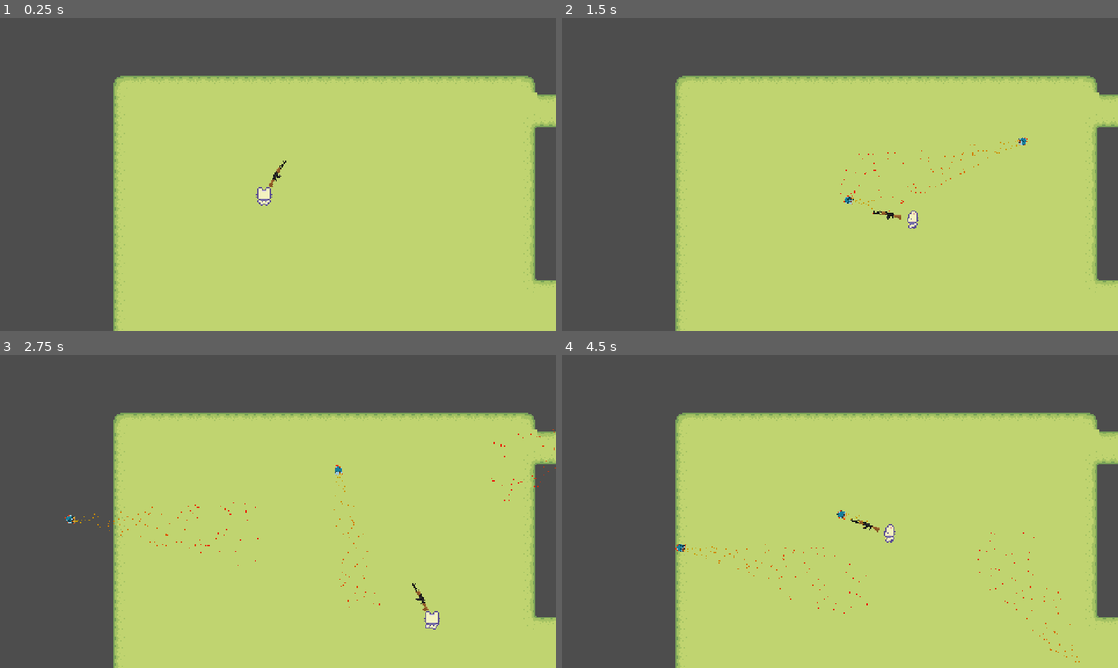
Above: before the commit, frames 1-4 (two rows, left to right).
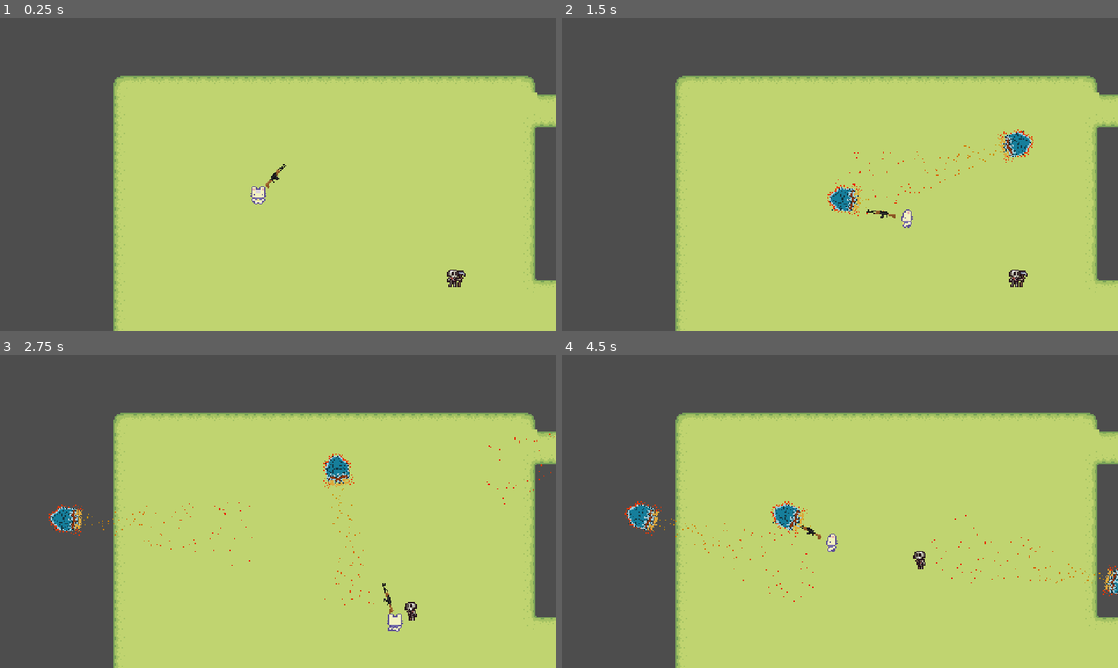
Above: after the commit, the same moments.

Repository: NyxOfNull/Adaptive-Abyss
Game: Godot game, scene res://game/scenes/tile_map.tscn
Same seed, same stepped clock (60 frames per second), same inputs: the game is played once before the commit and once after it.
Inputs (mouse positions are in pixels of both pictures, inside the frame that each line leads up to):
- Up to frame 1 (0.25 s): no input
- Up to frame 2 (1.5 s): move the mouse to (962, 158) at 0.52 s; hold D (walk_right) 0.53-1.28 s; click (962, 158) at 0.6 s; move the mouse to (728, 190) at 1.27 s; hold S (walk_down) from 1.28 s (still down); click (728, 190) at 1.35 s
- Up to frame 3 (2.75 s): move the mouse to (333, 442) at 2.02 s; release S (walk_down) at 2.03 s; hold D (walk_right) from 2.03 s (still down); click (333, 442) at 2.1 s
- Up to frame 4 (4.5 s): move the mouse to (812, 574) at 2.77 s; release D (walk_right) at 2.78 s; hold W (walk_up) 2.78-3.53 s; click (812, 574) at 2.85 s; move the mouse to (1006, 558) at 3.52 s; hold A (walk_left) from 3.53 s (still down); click (1006, 558) at 3.6 s; move the mouse to (673, 464) at 4.27 s; click (673, 464) at 4.35 s

The runs differ from the first frame. In frame 1, 0.4% of the frame differs, in the area x 45-84%, y 45-86%; in frame 2, 1.2%; in frame 3, 1.5%; in frame 4, 1.6%, in the area x 11-100%, y 46-99%.

Commit message:
added enemy chasing and facing logic

Diff:
--- /dev/null
+++ b/game/scenes/enemy_skeleton.tscn
@@ -0,0 +1,384 @@
+[gd_scene format=3 uid="uid://bfppxrwvn82sb"]
+
+[ext_resource type="Script" uid="uid://b0k0cj8ktrjye" path="res://game/scripts/enemy_skeleton.gd" id="1_fhoaq"]
+[ext_resource type="Texture2D" uid="uid://dbefpfn0n5twj" path="res://assets/2D Pixel Dungeon Asset Pack/Enemy_Animations_Set/enemies-skeleton2_attack.png" id="1_mu4cv"]
+[ext_resource type="Texture2D" uid="uid://dnhe8v4cmxudo" path="res://assets/2D Pixel Dungeon Asset Pack/Enemy_Animations_Set/enemies-skeleton2_death.png" id="2_fhoaq"]
+[ext_resource type="Texture2D" uid="uid://bocejrkpo7t2v" path="res://assets/2D Pixel Dungeon Asset Pack/Enemy_Animations_Set/enemies-skeleton2_idle.png" id="3_al2yh"]
+[ext_resource type="Texture2D" uid="uid://bjmkraym2a1oh" path="res://assets/2D Pixel Dungeon Asset Pack/Enemy_Animations_Set/enemies-skeleton2_movemen.png" id="4_adnks"]
+
+[sub_resource type="AtlasTexture" id="AtlasTexture_04dgi"]
+atlas = ExtResource("1_mu4cv")
+region = Rect2(0, 0, 32, 32)
+
+[sub_resource type="AtlasTexture" id="AtlasTexture_gwvfh"]
+atlas = ExtResource("1_mu4cv")
+region = Rect2(32, 0, 32, 32)
+
+[sub_resource type="AtlasTexture" id="AtlasTexture_au4a7"]
+atlas = ExtResource("1_mu4cv")
+region = Rect2(64, 0, 32, 32)
+
+[sub_resource type="AtlasTexture" id="AtlasTexture_ma714"]
+atlas = ExtResource("1_mu4cv")
+region = Rect2(96, 0, 32, 32)
+
+[sub_resource type="AtlasTexture" id="AtlasTexture_08qag"]
+atlas = ExtResource("1_mu4cv")
+region = Rect2(128, 0, 32, 32)
+
+[sub_resource type="AtlasTexture" id="AtlasTexture_qs6so"]
+atlas = ExtResource("1_mu4cv")
+region = Rect2(160, 0, 32, 32)
+
+[sub_resource type="AtlasTexture" id="AtlasTexture_wwfse"]
+atlas = ExtResource("1_mu4cv")
+region = Rect2(192, 0, 32, 32)
+
+[sub_resource type="AtlasTexture" id="AtlasTexture_u36qe"]
+atlas = ExtResource("1_mu4cv")
+region = Rect2(224, 0, 32, 32)
+
+[sub_resource type="AtlasTexture" id="AtlasTexture_cpc5m"]
+atlas = ExtResource("1_mu4cv")
+region = Rect2(256, 0, 32, 32)
+
+[sub_resource type="AtlasTexture" id="AtlasTexture_6fkah"]
+atlas = ExtResource("1_mu4cv")
+region = Rect2(288, 0, 32, 32)
+
+[sub_resource type="AtlasTexture" id="AtlasTexture_p0ej7"]
+atlas = ExtResource("1_mu4cv")
+region = Rect2(320, 0, 32, 32)
+
+[sub_resource type="AtlasTexture" id="AtlasTexture_blxh6"]
+atlas = ExtResource("1_mu4cv")
+region = Rect2(352, 0, 32, 32)
+
+[sub_resource type="AtlasTexture" id="AtlasTexture_3mjtf"]
+atlas = ExtResource("1_mu4cv")
+region = Rect2(384, 0, 32, 32)
+
+[sub_resource type="AtlasTexture" id="AtlasTexture_sibeh"]
+atlas = ExtResource("1_mu4cv")
+region = Rect2(416, 0, 32, 32)
+
+[sub_resource type="AtlasTexture" id="AtlasTexture_8obpa"]
+atlas = ExtResource("1_mu4cv")
+region = Rect2(448, 0, 32, 32)
+
+[sub_resource type="AtlasTexture" id="AtlasTexture_vdami"]
+atlas = ExtResource("2_fhoaq")
+region = Rect2(32, 0, 32, 32)
+
+[sub_resource type="AtlasTexture" id="AtlasTexture_23hur"]
+atlas = ExtResource("2_fhoaq")
+region = Rect2(64, 0, 32, 32)
+
+[sub_resource type="AtlasTexture" id="AtlasTexture_hyc3v"]
+atlas = ExtResource("2_fhoaq")
+region = Rect2(96, 0, 32, 32)
+
+[sub_resource type="AtlasTexture" id="AtlasTexture_0o3ci"]
+atlas = ExtResource("2_fhoaq")
+region = Rect2(128, 0, 32, 32)
+
+[sub_resource type="AtlasTexture" id="AtlasTexture_ur1af"]
+atlas = ExtResource("2_fhoaq")
+region = Rect2(160, 0, 32, 32)
+
+[sub_resource type="AtlasTexture" id="AtlasTexture_1cuj1"]
+atlas = ExtResource("2_fhoaq")
+region = Rect2(192, 0, 32, 32)
+
+[sub_resource type="AtlasTexture" id="AtlasTexture_3eoq6"]
+atlas = ExtResource("2_fhoaq")
+region = Rect2(224, 0, 32, 32)
+
+[sub_resource type="AtlasTexture" id="AtlasTexture_k5klu"]
+atlas = ExtResource("2_fhoaq")
+region = Rect2(256, 0, 32, 32)
+
+[sub_resource type="AtlasTexture" id="AtlasTexture_qfhpb"]
+atlas = ExtResource("2_fhoaq")
+region = Rect2(288, 0, 32, 32)
+
+[sub_resource type="AtlasTexture" id="AtlasTexture_awf6u"]
+atlas = ExtResource("2_fhoaq")
+region = Rect2(320, 0, 32, 32)
+
+[sub_resource type="AtlasTexture" id="AtlasTexture_3o25h"]
+atlas = ExtResource("2_fhoaq")
+region = Rect2(352, 0, 32, 32)
+
+[sub_resource type="AtlasTexture" id="AtlasTexture_30n54"]
+atlas = ExtResource("2_fhoaq")
+region = Rect2(384, 0, 32, 32)
+
+[sub_resource type="AtlasTexture" id="AtlasTexture_ppfdw"]
+atlas = ExtResource("2_fhoaq")
+region = Rect2(416, 0, 32, 32)
+
+[sub_resource type="AtlasTexture" id="AtlasTexture_pjdgw"]
+atlas = ExtResource("2_fhoaq")
+region = Rect2(448, 0, 32, 32)
+
+[sub_resource type="AtlasTexture" id="AtlasTexture_8vvst"]
+atlas = ExtResource("3_al2yh")
+region = Rect2(0, 0, 32, 32)
+
+[sub_resource type="AtlasTexture" id="AtlasTexture_ptdim"]
+atlas = ExtResource("3_al2yh")
+region = Rect2(32, 0, 32, 32)
+
+[sub_resource type="AtlasTexture" id="AtlasTexture_coadu"]
+atlas = ExtResource("3_al2yh")
+region = Rect2(64, 0, 32, 32)
+
+[sub_resource type="AtlasTexture" id="AtlasTexture_q1cci"]
+atlas = ExtResource("3_al2yh")
+region = Rect2(96, 0, 32, 32)
+
+[sub_resource type="AtlasTexture" id="AtlasTexture_3wemh"]
+atlas = ExtResource("3_al2yh")
+region = Rect2(128, 0, 32, 32)
+
+[sub_resource type="AtlasTexture" id="AtlasTexture_y0mus"]
+atlas = ExtResource("3_al2yh")
+region = Rect2(160, 0, 32, 32)
+
+[sub_resource type="AtlasTexture" id="AtlasTexture_i70j2"]
+atlas = ExtResource("4_adnks")
+region = Rect2(0, 0, 32, 32)
+
+[sub_resource type="AtlasTexture" id="AtlasTexture_86frs"]
+atlas = ExtResource("4_adnks")
+region = Rect2(32, 0, 32, 32)
+
+[sub_resource type="AtlasTexture" id="AtlasTexture_2as3y"]
+atlas = ExtResource("4_adnks")
+region = Rect2(64, 0, 32, 32)
+
+[sub_resource type="AtlasTexture" id="AtlasTexture_u1emn"]
+atlas = ExtResource("4_adnks")
+region = Rect2(96, 0, 32, 32)
+
+[sub_resource type="AtlasTexture" id="AtlasTexture_j4mhp"]
+atlas = ExtResource("4_adnks")
+region = Rect2(128, 0, 32, 32)
+
+[sub_resource type="AtlasTexture" id="AtlasTexture_cvrpd"]
+atlas = ExtResource("4_adnks")
+region = Rect2(160, 0, 32, 32)
+
+[sub_resource type="AtlasTexture" id="AtlasTexture_v237l"]
+atlas = ExtResource("4_adnks")
+region = Rect2(192, 0, 32, 32)
+
+[sub_resource type="AtlasTexture" id="AtlasTexture_m3ufi"]
+atlas = ExtResource("4_adnks")
+region = Rect2(224, 0, 32, 32)
+
+[sub_resource type="AtlasTexture" id="AtlasTexture_47eqw"]
+atlas = ExtResource("4_adnks")
+region = Rect2(256, 0, 32, 32)
+
+[sub_resource type="AtlasTexture" id="AtlasTexture_v55me"]
+atlas = ExtResource("4_adnks")
+region = Rect2(288, 0, 32, 32)
+
+[sub_resource type="SpriteFrames" id="SpriteFrames_py7os"]
+animations = [{
+"frames": [{
+"duration": 1.0,
+"texture": SubResource("AtlasTexture_04dgi")
+}, {
+"duration": 1.0,
+"texture": SubResource("AtlasTexture_gwvfh")
+}, {
+"duration": 1.0,
+"texture": SubResource("AtlasTexture_au4a7")
+}, {
+"duration": 1.0,
+"texture": SubResource("AtlasTexture_ma714")
+}, {
+"duration": 1.0,
+"texture": SubResource("AtlasTexture_08qag")
+}, {
+"duration": 1.0,
+"texture": SubResource("AtlasTexture_qs6so")
+}, {
+"duration": 1.0,
+"texture": SubResource("AtlasTexture_wwfse")
+}, {
+"duration": 1.0,
+"texture": SubResource("AtlasTexture_u36qe")
+}, {
+"duration": 1.0,
+"texture": SubResource("AtlasTexture_cpc5m")
+}, {
+"duration": 1.0,
+"texture": SubResource("AtlasTexture_6fkah")
+}, {
+"duration": 1.0,
+"texture": SubResource("AtlasTexture_p0ej7")
+}, {
+"duration": 1.0,
+"texture": SubResource("AtlasTexture_blxh6")
+}, {
+"duration": 1.0,
+"texture": SubResource("AtlasTexture_3mjtf")
+}, {
+"duration": 1.0,
+"texture": SubResource("AtlasTexture_sibeh")
+}, {
+"duration": 1.0,
+"texture": SubResource("AtlasTexture_8obpa")
+}],
+"loop": 1,
+"name": &"attack",
+"speed": 11.0
+}, {
+"frames": [{
+"duration": 1.0,
+"texture": SubResource("AtlasTexture_vdami")
+}, {
+"duration": 1.0,
+"texture": SubResource("AtlasTexture_23hur")
+}, {
+"duration": 1.0,
+"texture": SubResource("AtlasTexture_hyc3v")
+}, {
+"duration": 1.0,
+"texture": SubResource("AtlasTexture_0o3ci")
+}, {
+"duration": 1.0,
+"texture": SubResource("AtlasTexture_ur1af")
+}, {
+"duration": 1.0,
+"texture": SubResource("AtlasTexture_1cuj1")
+}, {
+"duration": 1.0,
+"texture": SubResource("AtlasTexture_3eoq6")
+}, {
+"duration": 1.0,
+"texture": SubResource("AtlasTexture_k5klu")
+}, {
+"duration": 1.0,
+"texture": SubResource("AtlasTexture_qfhpb")
+}, {
+"duration": 1.0,
+"texture": SubResource("AtlasTexture_awf6u")
+}, {
+"duration": 1.0,
+"texture": SubResource("AtlasTexture_3o25h")
+}, {
+"duration": 1.0,
+"texture": SubResource("AtlasTexture_30n54")
+}, {
+"duration": 1.0,
+"texture": SubResource("AtlasTexture_ppfdw")
+}, {
+"duration": 1.0,
+"texture": SubResource("AtlasTexture_pjdgw")
+}],
+"loop": 1,
+"name": &"death",
+"speed": 5.0
+}, {
+"frames": [{
+"duration": 1.0,
+"texture": SubResource("AtlasTexture_8vvst")
+}, {
+"duration": 1.0,
+"texture": SubResource("AtlasTexture_ptdim")
+}, {
+"duration": 1.0,
+"texture": SubResource("AtlasTexture_coadu")
+}, {
+"duration": 1.0,
+"texture": SubResource("AtlasTexture_q1cci")
+}, {
+"duration": 1.0,
+"texture": SubResource("AtlasTexture_3wemh")
+}, {
+"duration": 1.0,
+"texture": SubResource("AtlasTexture_y0mus")
+}],
+"loop": 1,
+"name": &"idle",
+"speed": 5.0
+}, {
+"frames": [{
+"duration": 1.0,
+"texture": SubResource("AtlasTexture_i70j2")
+}, {
+"duration": 1.0,
+"texture": SubResource("AtlasTexture_86frs")
+}, {
+"duration": 1.0,
+"texture": SubResource("AtlasTexture_2as3y")
+}, {
+"duration": 1.0,
+"texture": SubResource("AtlasTexture_u1emn")
+}, {
+"duration": 1.0,
+"texture": SubResource("AtlasTexture_j4mhp")
+}, {
+"duration": 1.0,
+"texture": SubResource("AtlasTexture_cvrpd")
+}, {
+"duration": 1.0,
+"texture": SubResource("AtlasTexture_v237l")
+}, {
+"duration": 1.0,
+"texture": SubResource("AtlasTexture_m3ufi")
+}, {
+"duration": 1.0,
+"texture": SubResource("AtlasTexture_47eqw")
+}, {
+"duration": 1.0,
+"texture": SubResource("AtlasTexture_v55me")
+}],
+"loop": 1,
+"name": &"walk",
+"speed": 6.0
+}]
+
+[sub_resource type="CapsuleShape2D" id="CapsuleShape2D_t1jsv"]
+radius = 4.0
+height = 14.0
+
+[sub_resource type="CapsuleShape2D" id="CapsuleShape2D_r0xig"]
+radius = 6.0
+height = 12.0
+
+[sub_resource type="CircleShape2D" id="CircleShape2D_p4lcl"]
+radius = 90.13878
+
+[node name="Skeleton" type="CharacterBody2D" unique_id=414603758]
+script = ExtResource("1_fhoaq")
+
+[node name="AnimatedSprite2D" type="AnimatedSprite2D" parent="." unique_id=1511002603]
+position = Vector2(0, -13)
+sprite_frames = SubResource("SpriteFrames_py7os")
+animation = &"idle"
+frame_progress = 0.31903917
+
+[node name="CollisionShape2D" type="CollisionShape2D" parent="." unique_id=1599004819]
+position = Vector2(-3, -8)
+shape = SubResource("CapsuleShape2D_t1jsv")
+
+[node name="hitbox" type="Area2D" parent="." unique_id=930424697]
+
+[node name="CollisionShape2D" type="CollisionShape2D" parent="hitbox" unique_id=1449030671]
+position = Vector2(-3, -8)
+shape = SubResource("CapsuleShape2D_r0xig")
+
+[node name="detection_area" type="Area2D" parent="." unique_id=1388930058]
+
+[node name="CollisionShape2D" type="CollisionShape2D" parent="detection_area" unique_id=343867630]
+position = Vector2(-3, -8)
+shape = SubResource("CircleShape2D_p4lcl")
+
+[connection signal="body_entered" from="detection_area" to="." method="_on_detection_area_body_entered"]
+[connection signal="body_exited" from="detection_area" to="." method="_on_detection_area_body_exited"]
--- a/game/scenes/guns/bullet1.tscn
+++ b/game/scenes/guns/bullet1.tscn
@@ -25,7 +25,6 @@
 color_ramp = SubResource("Gradient_py7os")
 
 [node name="Sprite2D" type="Sprite2D" parent="." unique_id=1207198837]
-scale = Vector2(0.315, 0.315)
 texture = ExtResource("1_dg2va")
 
 [node name="VisibleOnScreenNotifier2D" type="VisibleOnScreenNotifier2D" parent="." unique_id=1035915340]
--- a/game/scenes/tile_map.tscn
+++ b/game/scenes/tile_map.tscn
@@ -2,6 +2,7 @@
 
 [ext_resource type="TileSet" uid="uid://clpmsm65xuqi0" path="res://game/tileset/tiile_set.tres" id="1_w4uif"]
 [ext_resource type="PackedScene" uid="uid://b8wlr0h4euymg" path="res://game/scenes/player.tscn" id="2_o4ehl"]
+[ext_resource type="PackedScene" uid="uid://bfppxrwvn82sb" path="res://game/scenes/enemy_skeleton.tscn" id="3_2g1qt"]
 
 [node name="TileMap" type="Node2D" unique_id=1114206]
 
@@ -10,4 +11,7 @@
 tile_set = ExtResource("1_w4uif")
 
 [node name="Player" parent="." unique_id=1427507561 instance=ExtResource("2_o4ehl")]
-position = Vector2(228, 154)
+position = Vector2(223, 153)
+
+[node name="Skeleton" parent="." unique_id=414603758 instance=ExtResource("3_2g1qt")]
+position = Vector2(394, 232)
--- /dev/null
+++ b/game/scripts/enemy_skeleton.gd
@@ -0,0 +1,39 @@
+extends CharacterBody2D
+
+var SPEED = 40
+var HEALTH = 100
+var DAMAGE = 100
+
+var dead = false
+var player_in_area = false
+var player
+
+func _ready():
+	dead = false
+
+func _physics_process(delta: float) -> void:
+	if !dead:
+		$detection_area/CollisionShape2D.disabled = false
+		if player_in_area:
+			$AnimatedSprite2D.play ("walk")
+			position += (player.position - position).normalized() * SPEED * delta
+			if player.position.x < position.x:
+				$AnimatedSprite2D.flip_h = true
+			else:
+				$AnimatedSprite2D.flip_h = false
+		if !player_in_area:
+			$AnimatedSprite2D.play("idle")
+	if dead:
+		$detection_area/CollisionShape2D.disabled = true
+
+
+
+func _on_detection_area_body_entered(body: Node2D) -> void:
+	if body.has_method("player"):
+		player_in_area = true
+		player = body
+
+func _on_detection_area_body_exited(body: Node2D) -> void:
+	if body.has_method("player"):
+		player_in_area = false
+		player = body
--- a/game/scripts/player.gd
+++ b/game/scripts/player.gd
@@ -28,6 +28,9 @@
 		else:
 			facing_direction = "up"
 
+func player():
+	pass
+
 
 # This function updates the current animation
 func update_animation():
--- a/project.godot
+++ b/project.godot
@@ -19,7 +19,6 @@
 
 window/size/viewport_width=480
 window/size/viewport_height=270
-window/size/mode=4
 window/size/window_width_override=1280
 window/size/window_height_override=720
 window/stretch/mode="canvas_items"
Binary file added: assets/2D Pixel Dungeon Asset Pack/Character_animation/monsters_idle/skeleton1/v1/skeleton_v1_1.png
Not shown, added: assets/2D Pixel Dungeon Asset Pack/Character_animation/monsters_idle/skeleton1/v1/skeleton_v1_1.png.import
Binary file added: assets/2D Pixel Dungeon Asset Pack/Character_animation/monsters_idle/skeleton1/v1/skeleton_v1_2.png
Not shown, added: assets/2D Pixel Dungeon Asset Pack/Character_animation/monsters_idle/skeleton1/v1/skeleton_v1_2.png.import
Binary file added: assets/2D Pixel Dungeon Asset Pack/Character_animation/monsters_idle/skeleton1/v1/skeleton_v1_3.png
Not shown, added: assets/2D Pixel Dungeon Asset Pack/Character_animation/monsters_idle/skeleton1/v1/skeleton_v1_3.png.import
Binary file added: assets/2D Pixel Dungeon Asset Pack/Character_animation/monsters_idle/skeleton1/v1/skeleton_v1_4.png
Not shown, added: assets/2D Pixel Dungeon Asset Pack/Character_animation/monsters_idle/skeleton1/v1/skeleton_v1_4.png.import
Binary file added: assets/2D Pixel Dungeon Asset Pack/Character_animation/monsters_idle/skeleton1/v2/skeleton_v2_1.png
Not shown, added: assets/2D Pixel Dungeon Asset Pack/Character_animation/monsters_idle/skeleton1/v2/skeleton_v2_1.png.import
Binary file added: assets/2D Pixel Dungeon Asset Pack/Character_animation/monsters_idle/skeleton1/v2/skeleton_v2_2.png
Not shown, added: assets/2D Pixel Dungeon Asset Pack/Character_animation/monsters_idle/skeleton1/v2/skeleton_v2_2.png.import
(and 389 more such lines)
